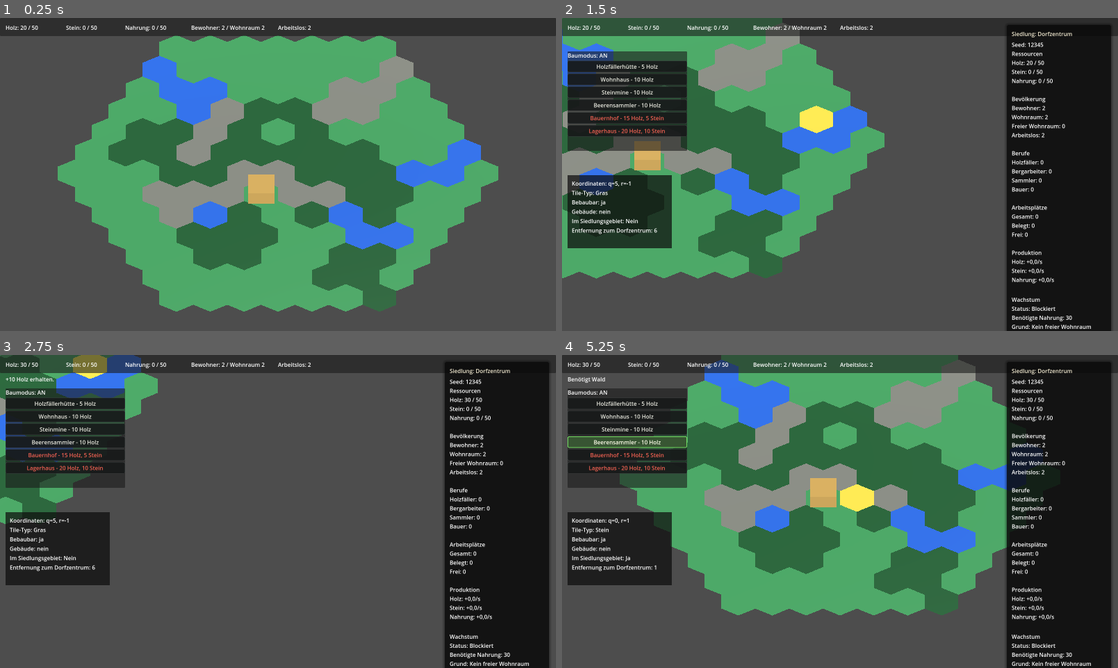
Above: before the commit, frames 1-4 (two rows, left to right).
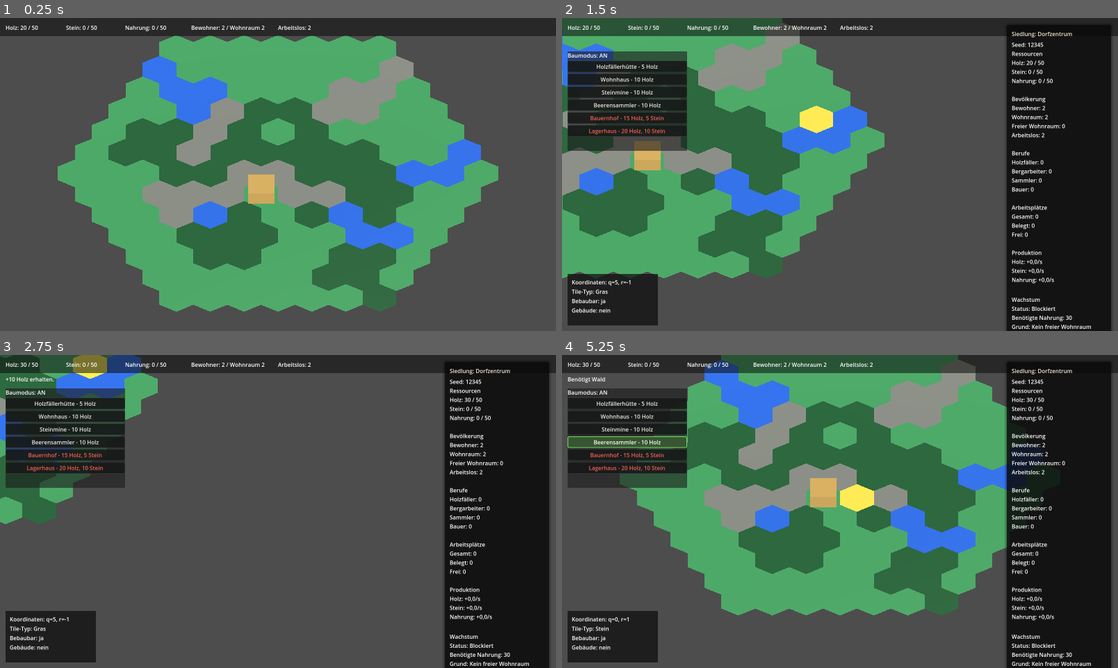
Above: after the commit, the same moments.

Repository: Ranu4922/CodexGame
Game: Godot game, scene res://scenes/Main.tscn
Two runs of this game, one before a commit and one after it. Both use one fixed random seed, a clock stepped at 60 frames per second and the inputs below.
Inputs (mouse positions are in pixels of both pictures, inside the frame that each line leads up to):
- Up to frame 1 (0.25 s): no input
- Up to frame 2 (1.5 s): tap Enter at 0.5 s; move the mouse to (962, 158) at 0.52 s; hold D 0.53-1.28 s; tap I at 0.6 s; click (962, 158) at 0.67 s; move the mouse to (728, 190) at 1.27 s; hold S from 1.28 s (still down); tap B at 1.35 s
- Up to frame 3 (2.75 s): move the mouse to (333, 442) at 2.02 s; release S at 2.03 s; hold D from 2.03 s (still down); tap R at 2.1 s
- Up to frame 4 (5.25 s): move the mouse to (812, 574) at 2.77 s; release D at 2.78 s; hold W 2.78-3.53 s; tap one key every 0.75 s from 2.85 s: 1 2 3 4; click (812, 574) at 2.92 s; move the mouse to (1006, 558) at 3.52 s; hold A 3.53-5.03 s; move the mouse to (673, 464) at 4.27 s; move the mouse to (867, 511) at 5.02 s; hold S from 5.03 s (still down); click (867, 511) at 5.17 s

The runs differ from the first frame. In frame 2, 7.0% of the frame differs, in the area x 0-20%, y 0-99%; in frame 3, 6.9%; in frame 4, 6.8%.

Commit message:
Route hex and building info to separate panels

Diff:
--- a/scripts/game_world.gd
+++ b/scripts/game_world.gd
@@ -14,11 +14,14 @@
 @onready var unemployed_label: Label = $CanvasLayer/UnemployedLabel
 @onready var selected_building_label: Label = $CanvasLayer/SelectedBuildingLabel
 @onready var message_label: Label = $CanvasLayer/MessageLabel
+@onready var top_hud_panel: Panel = $CanvasLayer/TopHudPanel
 @onready var settlement_window: PanelContainer = $CanvasLayer/SettlementWindow
 @onready var settlement_title_label: Label = $CanvasLayer/SettlementWindow/VBoxContainer/TitleLabel
 @onready var settlement_content_label: Label = $CanvasLayer/SettlementWindow/VBoxContainer/ContentLabel
 @onready var info_panel: PanelContainer = $CanvasLayer/InfoPanel
 @onready var info_label: Label = $CanvasLayer/InfoPanel/InfoLabel
+@onready var building_detail_panel: PanelContainer = $CanvasLayer/BuildingDetailPanel
+@onready var building_detail_label: Label = $CanvasLayer/BuildingDetailPanel/BuildingDetailLabel
 @onready var build_menu: PanelContainer = $CanvasLayer/BuildMenu
 @onready var lumberjack_button: Button = $CanvasLayer/BuildMenu/VBoxContainer/LumberjackButton
 @onready var house_button: Button = $CanvasLayer/BuildMenu/VBoxContainer/HouseButton
@@ -46,18 +49,28 @@
 	"Holzfällerhütte": 1,
 	"Steinmine": 1,
 	"Beerensammler": 1,
+	"Bauernhof": 1,
 }
 var info_panel_resize_version: int = 0
-var info_panel_position: Vector2 = Vector2(16.0, 452.0)
+var building_detail_resize_version: int = 0
 var info_panel_padding: float = 12.0
-var info_panel_min_width: float = 300.0
+var info_panel_min_width: float = 260.0
 var info_panel_line_spacing: int = 4
+var info_panel_left_margin: float = 16.0
+var info_panel_bottom_margin: float = 16.0
+var building_detail_padding: float = 14.0
+var building_detail_min_width: float = 320.0
+var building_detail_line_spacing: int = 4
+var building_detail_right_margin: float = 20.0
+var building_detail_bottom_margin: float = 20.0
 var settlement_window_width: float = 300.0
 var settlement_window_padding: float = 14.0
 
 
 func _ready() -> void:
+	_configure_top_hud()
 	_configure_info_panel()
+	_configure_building_detail_panel()
 	_configure_settlement_window()
 	_configure_build_menu()
 	hex_grid.hex_selected.connect(_on_hex_selected)
@@ -135,75 +148,111 @@
 	var building_text: String = "nein"
 	if has_building:
 		building_text = building_name if not building_name.is_empty() else "ja"
-	var settlement_text: String = "Ja" if in_settlement_area else "Nein"
-	var lines: PackedStringArray = PackedStringArray([
+	var hex_lines: PackedStringArray = PackedStringArray([
 		"Koordinaten: q=%d, r=%d" % [q, r],
 		"Tile-Typ: %s" % tile_type,
 		"Bebaubar: %s" % buildable_text,
 		"Gebäude: %s" % building_text,
-		"Im Siedlungsgebiet: %s" % settlement_text,
-		"Entfernung zum Dorfzentrum: %d" % village_center_distance,
 	])
+	_set_info_panel_text("\n".join(hex_lines))
 
 	if has_building:
-		var building_workplace_count: int = _get_workplaces_for_building_name(building_name)
+		var detail_lines: PackedStringArray = _create_building_detail_lines(
+			building_name,
+			assigned_workers,
+			assigned_job,
+			own_forest,
+			adjacent_forests,
+			wood_production,
+			food_production,
+			own_stone,
+			adjacent_stones,
+			stone_production,
+			in_settlement_area,
+			village_center_distance
+		)
+		_set_building_detail_panel_text("\n".join(detail_lines))
+	else:
+		_hide_building_detail_panel()
+
+
+func _create_building_detail_lines(
+	building_name: String,
+	assigned_workers: int,
+	assigned_job: String,
+	own_forest: bool,
+	adjacent_forests: int,
+	wood_production: int,
+	food_production: int,
+	own_stone: bool,
+	adjacent_stones: int,
+	stone_production: int,
+	in_settlement_area: bool,
+	village_center_distance: int
+) -> PackedStringArray:
+	var lines: PackedStringArray = PackedStringArray(["Gebäude: %s" % building_name])
+	var settlement_text: String = "Ja" if in_settlement_area else "Nein"
+	lines.append("Im Siedlungsgebiet: %s" % settlement_text)
+	lines.append("Entfernung zum Dorfzentrum: %d" % village_center_distance)
+
+	var building_workplace_count: int = _get_workplaces_for_building_name(building_name)
+	if building_workplace_count > 0:
+		var workplace_status: String = "belegt" if assigned_workers > 0 else "unbesetzt"
+		var assigned_job_text: String = assigned_job if not assigned_job.is_empty() else _get_job_name_for_building(building_name)
+		var produces_currently_text: String = "ja" if _is_building_currently_producing(building_name, assigned_workers, wood_production, stone_production, food_production) else "nein"
 		lines.append("Arbeitsplätze: %d" % building_workplace_count)
-		if building_workplace_count > 0:
-			var workplace_status: String = "belegt" if assigned_workers > 0 else "unbesetzt"
-			var assigned_job_text: String = assigned_job if not assigned_job.is_empty() else _get_job_name_for_building(building_name)
-			var produces_currently_text: String = "ja" if _is_building_currently_producing(building_name, assigned_workers, wood_production, stone_production, food_production) else "nein"
-			lines.append("Arbeitsplatz: %s" % workplace_status)
-			lines.append("Zugewiesener Job: %s" % assigned_job_text)
-			lines.append("Produziert aktuell: %s" % produces_currently_text)
-			lines.append(_get_production_text(building_name, wood_production, stone_production, food_production))
-
-	if has_building and building_name == "Holzfällerhütte":
+		lines.append("Arbeitsplatz: %s" % workplace_status)
+		lines.append("Zugewiesener Job: %s" % assigned_job_text)
+		lines.append("Produziert aktuell: %s" % produces_currently_text)
+		lines.append(_get_production_text(building_name, wood_production, stone_production, food_production))
+
+	if building_name == "Holzfällerhütte":
 		var own_forest_text: String = "ja" if own_forest else "nein"
 		lines.append("Eigenes Wald-Hex: %s" % own_forest_text)
 		lines.append("Angrenzende Wälder: %d/6" % adjacent_forests)
 
-	if has_building and building_name == "Beerensammler":
+	if building_name == "Beerensammler":
 		var berry_own_forest_text: String = "ja" if own_forest else "nein"
 		lines.append("Eigenes Wald-Hex: %s" % berry_own_forest_text)
 
-	if has_building and building_name == "Steinmine":
+	if building_name == "Steinmine":
 		var own_stone_text: String = "ja" if own_stone else "nein"
 		lines.append("Eigenes Stein-Hex: %s" % own_stone_text)
 		lines.append("Angrenzende Steine: %d/6" % adjacent_stones)
-
-	_set_info_panel_text("\n".join(lines))
+	return lines
 
 
 func _on_selection_cleared() -> void:
 	info_panel_resize_version += 1
+	building_detail_resize_version += 1
 	info_panel.visible = false
 	info_label.text = ""
 	info_label.custom_minimum_size = Vector2.ZERO
 	info_label.size = Vector2.ZERO
 	info_panel.custom_minimum_size = Vector2.ZERO
 	info_panel.size = Vector2.ZERO
+	_hide_building_detail_panel()
 
 
 func _on_build_mode_changed(enabled: bool) -> void:
-	_update_build_mode_label(enabled)
+	build_mode_label.visible = false
 	build_menu.visible = enabled
 	selected_building_label.visible = false
 	_update_build_menu_selection()
-	build_mode_label.add_theme_color_override(
-		"font_color",
-		Color(0.20, 0.85, 0.25) if enabled else Color(0.95, 0.20, 0.18)
-	)
 
 
 func _on_selected_building_changed(display_name: String) -> void:
 	selected_building_name = display_name
 	selected_building_label.text = "Ausgewähltes Gebäude: %s" % selected_building_name
-	_update_build_mode_label(hex_grid.build_mode)
 	_update_build_menu_selection()
 
 
-func _update_build_mode_label(enabled: bool) -> void:
-	build_mode_label.text = HudTextFormatter.build_mode_text(enabled)
+func _configure_top_hud() -> void:
+	var panel_style: StyleBoxFlat = StyleBoxFlat.new()
+	panel_style.bg_color = Color(0.04, 0.04, 0.04, 0.55)
+	top_hud_panel.add_theme_stylebox_override("panel", panel_style)
+	build_mode_label.visible = false
+	selected_building_label.visible = false
 
 
 func _configure_info_panel() -> void:
@@ -214,10 +263,26 @@
 	panel_style.set_content_margin(SIDE_RIGHT, info_panel_padding)
 	panel_style.set_content_margin(SIDE_BOTTOM, info_panel_padding)
 	info_panel.add_theme_stylebox_override("panel", panel_style)
-	info_panel.position = info_panel_position
 	info_panel.custom_minimum_size = Vector2.ZERO
 	info_label.autowrap_mode = TextServer.AUTOWRAP_OFF
 	info_label.add_theme_constant_override("line_spacing", info_panel_line_spacing)
+
+
+func _configure_building_detail_panel() -> void:
+	var panel_style: StyleBoxFlat = StyleBoxFlat.new()
+	panel_style.bg_color = Color(0.05, 0.05, 0.05, 0.76)
+	panel_style.corner_radius_top_left = 4
+	panel_style.corner_radius_top_right = 4
+	panel_style.corner_radius_bottom_left = 4
+	panel_style.corner_radius_bottom_right = 4
+	panel_style.set_content_margin(SIDE_LEFT, building_detail_padding)
+	panel_style.set_content_margin(SIDE_TOP, building_detail_padding)
+	panel_style.set_content_margin(SIDE_RIGHT, building_detail_padding)
+	panel_style.set_content_margin(SIDE_BOTTOM, building_detail_padding)
+	building_detail_panel.add_theme_stylebox_override("panel", panel_style)
+	building_detail_panel.custom_minimum_size = Vector2.ZERO
+	building_detail_label.autowrap_mode = TextServer.AUTOWRAP_OFF
+	building_detail_label.add_theme_constant_override("line_spacing", building_detail_line_spacing)
 
 
 func _configure_settlement_window() -> void:
@@ -306,10 +371,32 @@
 	info_label.size = Vector2.ZERO
 	info_panel.custom_minimum_size = Vector2.ZERO
 	info_panel.size = Vector2.ZERO
-	info_panel.position = info_panel_position
 	info_panel.visible = true
 	_resize_info_panel_to_content()
 	_resize_info_panel_deferred(current_resize_version)
+
+
+func _set_building_detail_panel_text(text: String) -> void:
+	building_detail_resize_version += 1
+	var current_resize_version: int = building_detail_resize_version
+	building_detail_label.text = text
+	building_detail_label.custom_minimum_size = Vector2.ZERO
+	building_detail_label.size = Vector2.ZERO
+	building_detail_panel.custom_minimum_size = Vector2.ZERO
+	building_detail_panel.size = Vector2.ZERO
+	building_detail_panel.visible = true
+	_resize_building_detail_panel_to_content()
+	_resize_building_detail_panel_deferred(current_resize_version)
+
+
+func _hide_building_detail_panel() -> void:
+	building_detail_resize_version += 1
+	building_detail_panel.visible = false
+	building_detail_label.text = ""
+	building_detail_label.custom_minimum_size = Vector2.ZERO
+	building_detail_label.size = Vector2.ZERO
+	building_detail_panel.custom_minimum_size = Vector2.ZERO
+	building_detail_panel.size = Vector2.ZERO
 
 
 func _resize_info_panel_deferred(resize_version: int) -> void:
@@ -321,28 +408,64 @@
 	_resize_info_panel_to_content()
 
 
+func _resize_building_detail_panel_deferred(resize_version: int) -> void:
+	await get_tree().process_frame
+	if resize_version != building_detail_resize_version:
+		return
+	if not building_detail_panel.visible:
+		return
+	_resize_building_detail_panel_to_content()
+
+
 func _resize_info_panel_to_content() -> void:
-	var font: Font = info_label.get_theme_font("font")
-	var font_size: int = info_label.get_theme_font_size("font_size")
-	var text_lines: PackedStringArray = info_label.text.split("\n")
-	var text_width: float = 0.0
-
-	for text_line in text_lines:
-		var line_size: Vector2 = font.get_string_size(text_line, HORIZONTAL_ALIGNMENT_LEFT, -1.0, font_size)
-		text_width = max(text_width, line_size.x)
-
-	var line_height: float = font.get_height(font_size) + float(info_panel_line_spacing) + 4.0
-	var text_height: float = float(text_lines.size()) * line_height
-	var target_width: float = max(info_panel_min_width, text_width + info_panel_padding * 2.0)
-	var target_height: float = text_height + info_panel_padding * 2.0
-	var target_size: Vector2 = Vector2(target_width, target_height)
-	var label_size: Vector2 = Vector2(text_width, text_height)
-
-	info_panel.position = info_panel_position
+	var target_size: Vector2 = _calculate_text_panel_size(info_label, info_label.text, info_panel_min_width, info_panel_padding, info_panel_line_spacing)
+	var label_size: Vector2 = Vector2(target_size.x - info_panel_padding * 2.0, target_size.y - info_panel_padding * 2.0)
+	var viewport_size: Vector2 = get_viewport().get_visible_rect().size
+	var panel_y: float = viewport_size.y - target_size.y - info_panel_bottom_margin
+	if panel_y < 96.0:
+		panel_y = 96.0
+	info_panel.position = Vector2(info_panel_left_margin, panel_y)
 	info_panel.custom_minimum_size = target_size
 	info_panel.size = target_size
 	info_label.custom_minimum_size = label_size
 	info_label.size = label_size
+
+
+func _resize_building_detail_panel_to_content() -> void:
+	var target_size: Vector2 = _calculate_text_panel_size(building_detail_label, building_detail_label.text, building_detail_min_width, building_detail_padding, building_detail_line_spacing)
+	var label_size: Vector2 = Vector2(target_size.x - building_detail_padding * 2.0, target_size.y - building_detail_padding * 2.0)
+	var viewport_size: Vector2 = get_viewport().get_visible_rect().size
+	var panel_x: float = viewport_size.x - target_size.x - building_detail_right_margin
+	var panel_y: float = viewport_size.y - target_size.y - building_detail_bottom_margin
+	if panel_x < 420.0:
+		panel_x = 420.0
+	if panel_y < 110.0:
+		panel_y = 110.0
+	building_detail_panel.position = Vector2(panel_x, panel_y)
+	building_detail_panel.custom_minimum_size = target_size
+	building_detail_panel.size = target_size
+	building_detail_label.custom_minimum_size = label_size
+	building_detail_label.size = label_size
+
+
+func _calculate_text_panel_size(label: Label, text: String, min_width: float, padding: float, line_spacing: int) -> Vector2:
+	var font: Font = label.get_theme_font("font")
+	var font_size: int = label.get_theme_font_size("font_size")
+	var text_lines: PackedStringArray = text.split("\n")
+	var text_width: float = 0.0
+
+	for text_line in text_lines:
+		var line_size: Vector2 = font.get_string_size(text_line, HORIZONTAL_ALIGNMENT_LEFT, -1.0, font_size)
+		if line_size.x > text_width:
+			text_width = line_size.x
+
+	var line_height: float = font.get_height(font_size) + float(line_spacing) + 4.0
+	var text_height: float = float(text_lines.size()) * line_height
+	var target_width: float = text_width + padding * 2.0
+	if target_width < min_width:
+		target_width = min_width
+	var target_height: float = text_height + padding * 2.0
+	return Vector2(target_width, target_height)
 
 
 func _on_lumberjack_button_pressed() -> void:
